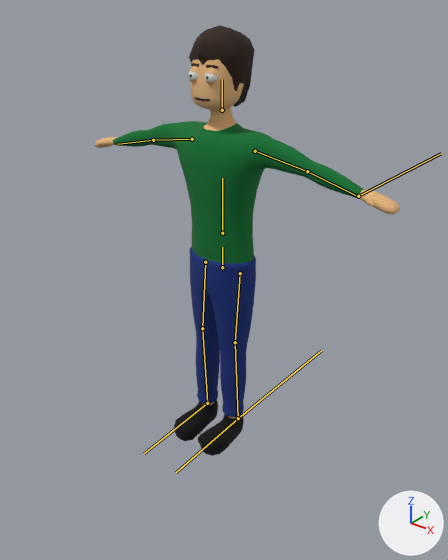
Renders of the glTF model assets/models/characters/man.glb from each side of a commit.
The view is the same before and after, from a 50 mm lens placed at (19.2, -23.9, 14.1), pointed at (0.8, -0.9, -0.2). The lights are fixed; the arrows at lower right show +X, +Y and +Z. The first picture is the older version. The bones that change are drawn over the model as lines.

Names of what the first picture shows: 'LeftEyeMale', 'LeftEyebrowMale', 'MaleHair', 'MaleMesh', 'MouthMale', 'RightEyeMale', 'RightEyebrowMale'.
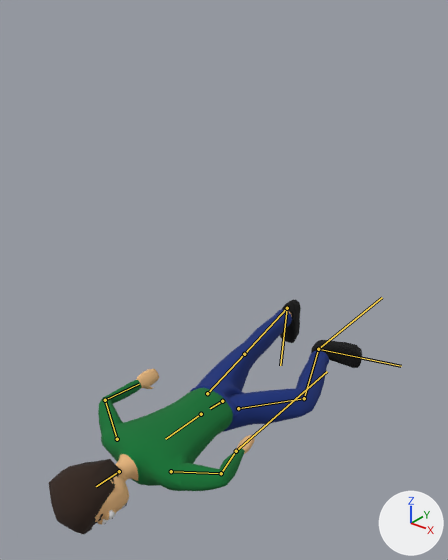
The newer file adds an action. The first version stands in its rest pose; the second is drawn at frame 20 of the action 'Fall'.

Where the change shows, as pixel boxes (x1, y1, x2, y2) in the pictures (448 x 560 px):
'MaleMesh', posed
    before: (95, 58, 400, 456)
    after: (95, 299, 362, 522)
'MaleHair', posed (9% wider, 8% shorter)
    before: (189, 25, 254, 107)
    after: (49, 459, 120, 534)
'LeftEyeMale', posed
    before: (205, 69, 218, 85)
    after: (103, 509, 116, 520)
'RightEyeMale', posed
    before: (188, 67, 198, 82)
    after: (97, 519, 108, 524)
'LeftEyebrowMale', posed
    before: (206, 65, 218, 69)
    after: (98, 514, 103, 521)
'MouthMale', posed (not visible afterwards)
    before: (195, 97, 210, 101)
'RightEyebrowMale', posed (not visible afterwards)
    before: (191, 63, 199, 67)
bone 'Tail', root to tip
    before: (222, 267) to (222, 247)
    after: (222, 401) to (210, 408)
bone 'LowerBack', root to tip
    before: (222, 233) to (222, 178)
    after: (201, 414) to (165, 439)
bone 'Head', root to tip
    before: (222, 110) to (222, 79)
    after: (119, 471) to (96, 486)
bone 'UpperArm.L', root to tip
    before: (255, 151) to (307, 171)
    after: (171, 471) to (221, 473)
bone 'Forearm.L', root to tip
    before: (307, 171) to (358, 196)
    after: (221, 473) to (236, 451)
bone 'UpperArm.R', root to tip
    before: (192, 139) to (153, 140)
    after: (117, 439) to (105, 400)
bone 'Forearm.R', root to tip
    before: (153, 140) to (118, 144)
    after: (105, 400) to (139, 384)
bone 'Thigh.L', root to tip
    before: (240, 273) to (235, 342)
    after: (238, 408) to (304, 398)
bone 'Shin.L', root to tip
    before: (235, 342) to (238, 418)
    after: (304, 398) to (318, 349)
bone 'Foot.L', root to tip
    before: (238, 418) to (176, 472)
    after: (318, 349) to (401, 366)
bone 'Thigh.R', root to tip
    before: (205, 262) to (202, 328)
    after: (207, 393) to (244, 354)
bone 'Shin.R', root to tip
    before: (202, 328) to (207, 403)
    after: (244, 354) to (287, 308)
bone 'Foot.R', root to tip
    before: (207, 403) to (144, 453)
    after: (287, 308) to (280, 365)
bone 'HandIK.L', root to tip
    before: (358, 196) to (441, 153)
    after: (236, 451) to (327, 371)
bone 'LegIK.L', root to tip
    before: (238, 418) to (321, 350)
    after: (318, 349) to (382, 297)

The edits, one by one:
Bone 'Tail' (bone_tail) moves from (0.0, 0.0, 0.0) to (0.0, -8.87, 0.0).
Bone 'Tail' (bone_tail) turns from (0, 0, 0) to (83, 0, 0) degrees about its own x, y and z.
Bone 'LowerBack' (bone_lowerback) turns from (0, 0, 0) to (4, 0, 0) degrees about its own x, y and z.
Bone 'Head' (bone_head) turns from (0, 0, 0) to (4, 50, 8) degrees about its own x, y and z.
Bone 'UpperArm.L' (bone_upperarm_l) turns from (0, 0, 0) to (-27, 50, -25) degrees about its own x, y and z.
Bone 'Forearm.L' (bone_forearm_l) turns from (0, 0, 0) to (83, 25, -28) degrees about its own x, y and z.
Bone 'UpperArm.R' (bone_upperarm_r) turns from (0, 0, 0) to (-17, -49, 33) degrees about its own x, y and z.
Bone 'Forearm.R' (bone_forearm_r) turns from (0, 0, 0) to (49, -10, 21) degrees about its own x, y and z.
Bone 'Thigh.L' (bone_thigh_l) turns from (0, 0, 0) to (-87, -52, 74) degrees about its own x, y and z.
Bone 'Shin.L' (bone_shin_l) turns from (0, 0, 0) to (0, 0, -52) degrees about its own x, y and z.
Bone 'Foot.L' (bone_foot_l) turns from (0, 0, 0) to (0, 0, 3) degrees about its own x, y and z.
Bone 'Thigh.R' (bone_thigh_r) turns from (0, 0, 0) to (-3, 7, 22) degrees about its own x, y and z.
Bone 'Shin.R' (bone_shin_r) turns from (0, 0, 0) to (0, 0, -8) degrees about its own x, y and z.
Bone 'Foot.R' (bone_foot_r) turns from (0, 0, 0) to (0, 0, -3) degrees about its own x, y and z.
Bone 'HandIK.L' (bone_handik_l) moves from (0.0, 0.0, 0.0) to (14.42, -3.49, -0.76).
Bone 'HandIK.L' (bone_handik_l) is rescaled from (1.0, 1.0, 1.0) to (0.98, 1.0, 0.46).
Bone 'LegIK.L' (bone_legik_l) moves from (0.0, 0.0, 0.0) to (1.01, 8.33, -0.49).
Bone 'LegIK.L' (bone_legik_l) is rescaled from (1.0, 1.0, 1.0) to (1.0, 1.0, 1.41).
